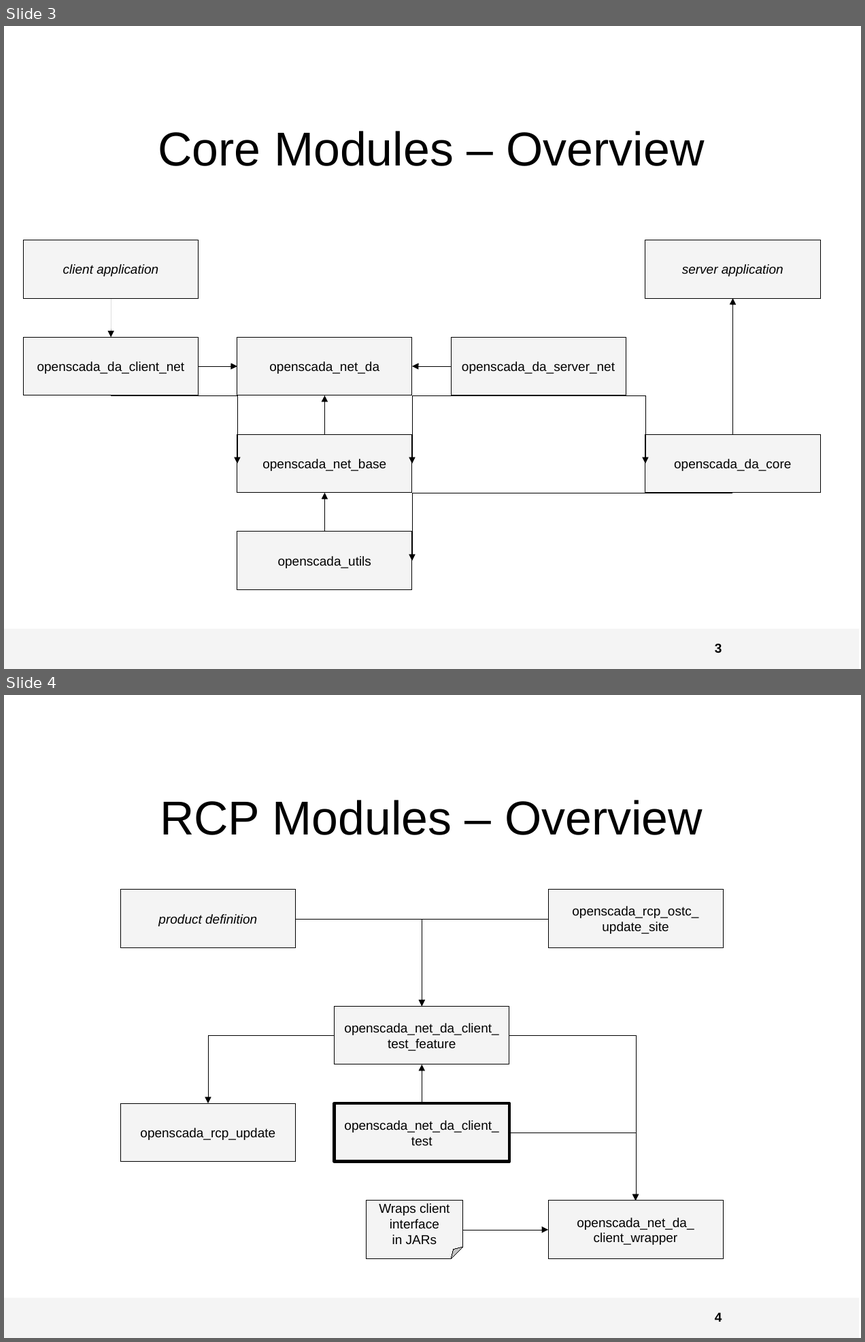
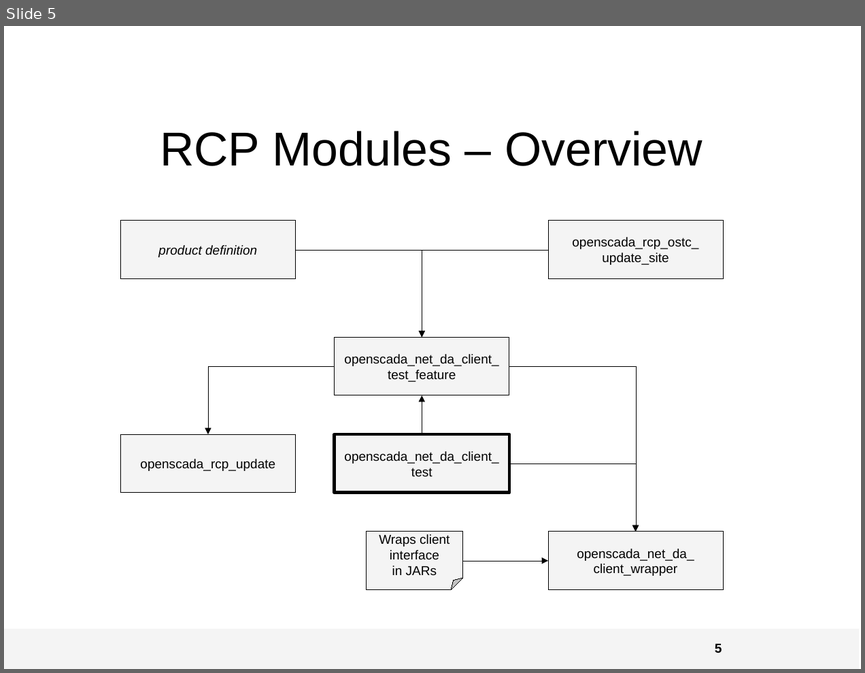
Before and after one commit to ctron/org.openscada.atlantis, a slide deck: documentation/project_overview.odp. Shown one above the other, each under a label of ours: slides 3 and 4 before the commit, slide 5 after it. The pictures are 865x1342 and 865x673 pixels, drawn with LibreOffice and Linux fonts; fonts in the diff are those of the drawing; background and template pictures are left out. Boxes give left, top, right and bottom in pixels: in the first picture for what was removed or moved away, otherwise in the second. Text is boxed around its words. In the diff, an @@ line names an element or a change of style, - is before the commit and + after.

```diff
--- a/documentation/project_overview.odp
+++ b/documentation/project_overview.odp
@@ slide 3 removed at (x1=4, y1=26, x2=861, y2=669), background #FFFFFF; not listed: 1 template element that a slide beside it also shows @@
@@ title removed at (x1=158, y1=131, x2=704, y2=166) @@
-Core Modules – Overview
@@ rectangle removed at (x1=24, y1=240, x2=198, y2=298) @@
-client application
@@ rectangle removed at (x1=645, y1=240, x2=821, y2=298) @@
-server application
@@ arrow removed from (111, 298) to (111, 337) @@
@@ elbow arrow removed from (733, 434) to (733, 298) @@
@@ rectangle removed at (x1=24, y1=337, x2=198, y2=395) @@
-openscada_da_client_net
@@ rectangle removed at (x1=237, y1=337, x2=412, y2=395) @@
-openscada_net_da
@@ rectangle removed at (x1=451, y1=337, x2=626, y2=395) @@
-openscada_da_server_net
@@ elbow arrow removed from (198, 366) to (237, 367) @@
@@ elbow arrow removed from (451, 367) to (412, 366) @@
@@ elbow arrow removed from (111, 395) to (237, 464) @@
@@ elbow arrow removed from (324, 434) to (325, 395) @@
@@ elbow arrow removed from (538, 395) to (412, 464) @@
@@ elbow arrow removed from (538, 395) to (645, 464) @@
@@ rectangle removed at (x1=237, y1=434, x2=412, y2=492) @@
-openscada_net_base
@@ rectangle removed at (x1=645, y1=434, x2=821, y2=492) @@
-openscada_da_core
@@ elbow arrow removed from (324, 531) to (325, 492) @@
@@ elbow arrow removed from (732, 492) to (412, 561) @@
@@ rectangle removed at (x1=237, y1=531, x2=412, y2=590) @@
-openscada_utils
@@ page number removed at (x1=715, y1=643, x2=722, y2=653) @@
-3
@@ what was slide 4 is now slide 5 @@
@@ page number at (x1=715, y1=643, x2=722, y2=652): text changed @@
-4
+5
```
Also in this commit, not shown: 5 slides changed, 1 slide added.
